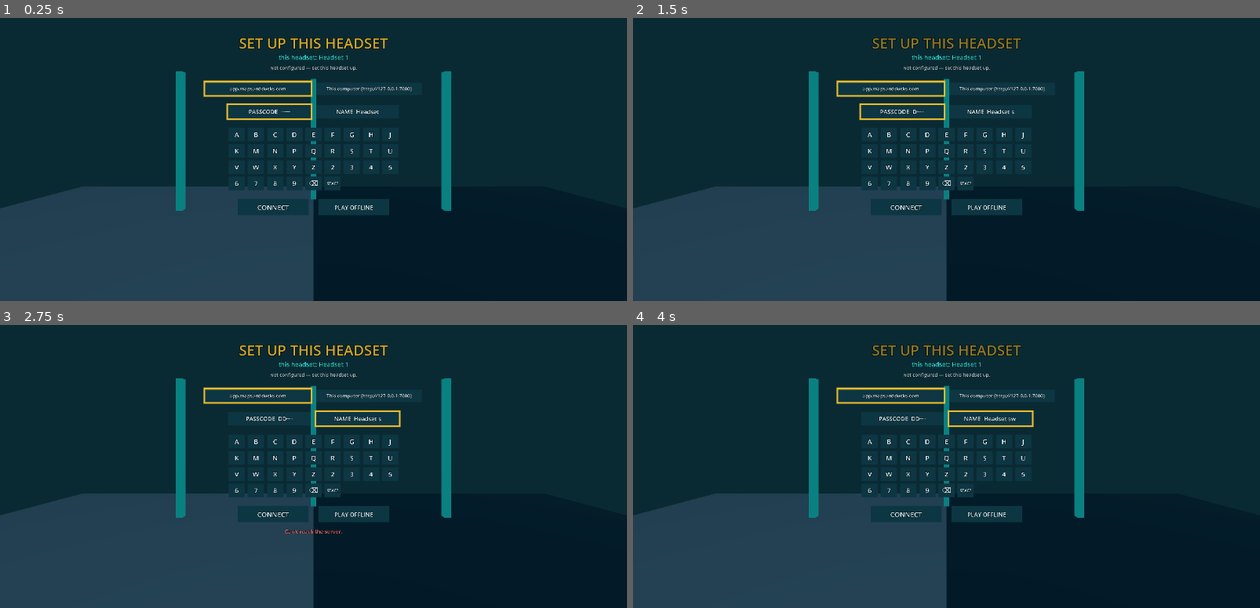
Above: before the commit, frames 1-4 (two rows, left to right).
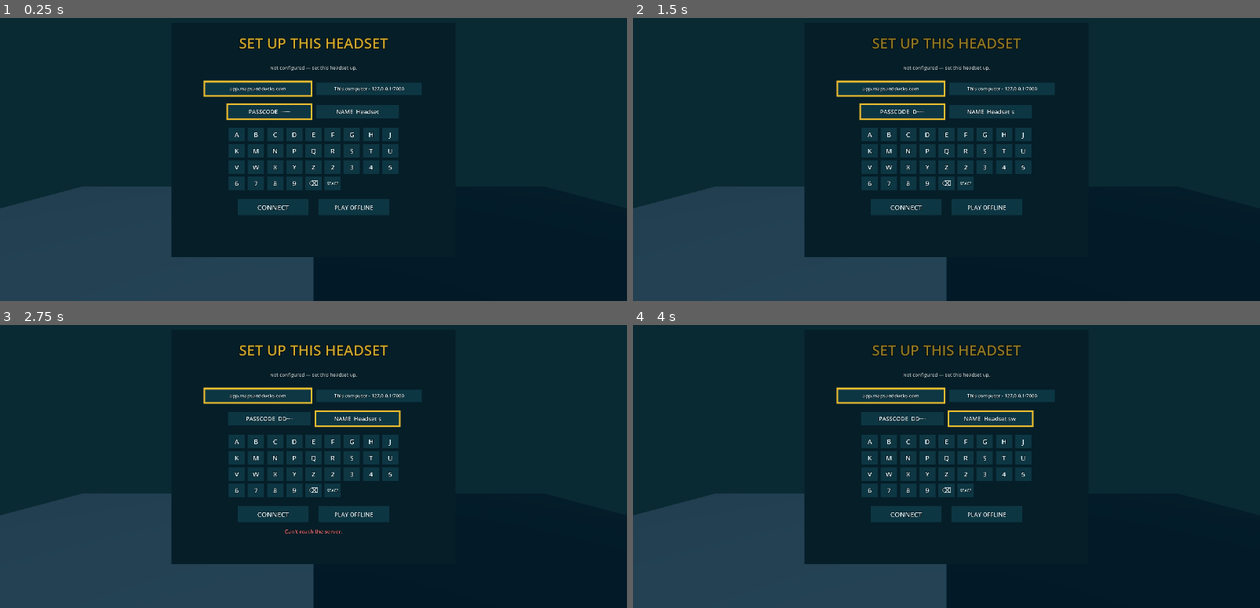
Above: after the commit, the same moments.

Repository: cosmicmonkeysounds/Loom
Game: Godot game, scene res://main.tscn
Two runs of this game, one before a commit and one after it. Both use one fixed random seed, a clock stepped at 60 frames per second and the inputs below.
Inputs (mouse positions are in pixels of both pictures, inside the frame that each line leads up to):
- Up to frame 1 (0.25 s): no input
- Up to frame 2 (1.5 s): tap Enter at 0.5 s; move the mouse to (1084, 108) at 0.52 s; hold D 0.53-1.28 s; tap Tab at 0.6, 1.35 s; click (1084, 108) at 0.67 s; tap Space at 0.77 s; move the mouse to (821, 142) at 1.27 s; hold S from 1.28 s (still down)
- Up to frame 3 (2.75 s): tap Space at 1.52, 2 s; move the mouse to (376, 353) at 2.02 s; release S at 2.03 s; hold D from 2.03 s (still down); tap Enter at 2.1 s; tap Tab at 2.3 s
- Up to frame 4 (4 s): move the mouse to (915, 503) at 2.77 s; release D at 2.78 s; hold W 2.78-3.53 s; tap Keypad Enter at 2.85 s; click (915, 503) at 2.92 s; tap Space at 3.02, 3.77 s; tap Tab at 3.05, 3.8 s; tap Enter at 3.5 s; move the mouse to (1134, 483) at 3.52 s; hold A from 3.53 s (still down); tap Backspace at 3.6 s

The runs differ from the first frame. In frame 1, 6.7% of the frame differs, in the area x 27-72%, y 13-85%; in frame 2, 6.7%; in frame 3, 6.6%; in frame 4, 6.7%.

Commit message:
fix(vr): the lobby as rendered — a backdrop, no HUD over the tiles, news not red
Screenshots of a windowed run (SET UP → tiles → START → back) showed:
- the ring of posts drew a teal pole through the keyboard, the tiles and
  the card: the panel now has its own backdrop;
- back from a session, the head-locked HUD (the room, "follow the golden
  arrows", "Session ended (over).") floated over the tiles for its notice
  time: enter_lobby hides the HUD and hands a notice still up to the
  lobby's own line; a session's end reads in words (Session ended. / The
  story restarted — session ended. / The event is over.), never a code;
- a "Starting X…" flashed before a session reappeared on return: reset()
  clears the line;
- every lobby line was red ("This headset is set up.", "Connecting…"):
  red is for errors only (a refused begin, no map, a refused passcode);
- the confirm card had an empty hole for a program with no picture: it
  shows the initials and the tag, like the tile;
- the SET UP heading named the old station above a NAME field showing
  another; the heading's station line is off there;
- "This computer (http://127.0.0.1:7000)" shrank to unreadable on its
  button: "This computer · 127.0.0.1:7000".

Co-Authored-By: Claude Opus 5.5 <noreply@anthropic.com>

Diff:
--- a/reinstall/vr/game/game.gd
+++ b/reinstall/vr/game/game.gd
@@ -185,7 +185,7 @@
 
 	link.status_changed.connect(lobby.set_status)
 	link.assignment_received.connect(_on_assignment)
-	link.begin_failed.connect(func(m: String) -> void: lobby.flash(m))
+	link.begin_failed.connect(func(m: String) -> void: lobby.flash(m, 5.0, true))
 	link.candidates_received.connect(lobby.set_candidates)
 	link.house_loaded.connect(_on_house)
 	link.found_answered.connect(_on_found_answered)
@@ -222,12 +222,17 @@
 	cams.stop()
 	_stop_voice()
 	ghosts.own_session = ""
-	if _notice_left <= 0.0:
-		hud.hide_all()
+	# The head-locked HUD would float over the tiles: a notice still up
+	# (the session ended, …) moves to the lobby's own message line.
+	var carried := hud.notice_text() if _notice_left > 0.0 and hud.big_text() == "" else ""
+	hud.hide_all()
+	_notice_left = 0.0
 	player.locomotion_enabled = false
 	player.release_mouse()  # the lobby is pointed at, not looked around
 	player.teleport(Lobby.SPOT, 0.0)
 	lobby.reset()
+	if carried != "":
+		lobby.flash(carried, NOTICE_TIME)
 	lobby.visible = true
 	_cand_in = 0.0
 	_found_pending = false
@@ -360,10 +365,10 @@
 	if flow.state != GameFlow.State.LOBBY:
 		return
 	if builder.house.is_empty():
-		lobby.flash("No house map yet.")
+		lobby.flash("No house map yet.", 5.0, true)
 		return
 	if not a.get("duck") is Dictionary or not a.get("spawn") is Dictionary:
-		lobby.flash("That assignment has no duck.")
+		lobby.flash("That assignment has no duck.", 5.0, true)
 		return
 	if not flow.assign(a):
 		return
@@ -444,8 +449,25 @@
 func _on_session_over(reason: String) -> void:
 	if flow.state == GameFlow.State.LOBBY:
 		return
-	_notice("Session ended (%s)." % reason)
 	enter_lobby()
+	var text := session_over_text(reason)
+	if text != "":
+		lobby.flash(text, NOTICE_TIME)
+
+
+## The lobby's line for a session that ended under the player
+## ([signal LinkBase.session_over]'s reason): "" says nothing.
+static func session_over_text(reason: String) -> String:
+	match reason:
+		"over", "ended", "found":
+			return "Session ended."
+		"reset":
+			return "The story restarted — session ended."
+		"event ended":
+			return "The event is over."
+		"reconfigured":
+			return ""
+	return "Session ended (%s)." % reason
 
 
 ## The headset's user presence (`user_presence_changed`): off ends the
--- a/reinstall/vr/game/hud.gd
+++ b/reinstall/vr/game/hud.gd
@@ -78,6 +78,11 @@
 	return _mic.text if _mic != null else ""
 
 
+## The notice up now ("" for none).
+func notice_text() -> String:
+	return _sub.text if _big.text == "" else ""
+
+
 func big_text() -> String:
 	return _big.text
 
--- a/reinstall/vr/game/lobby.gd
+++ b/reinstall/vr/game/lobby.gd
@@ -40,6 +40,14 @@
 const PAGE_Y := 0.64
 
 const BG := "#123844"
+## The panel's own backdrop: the ring of posts never shows through the
+## tiles, the keyboard or the card.
+const BACKDROP := "#0a1f28"
+const BACKDROP_SIZE := Vector2(3.0, 2.48)
+const BACKDROP_Y := 1.44
+## The lobby's message line: an error (a refused begin, no map) or news.
+const MESSAGE_ERROR := Color("#ff7a7a")
+const MESSAGE_NEWS := Color("#bfe9e4")
 const BG_HOVER := "#2a7384"
 
 var picker := CandidatePicker.new()
@@ -65,6 +73,8 @@
 var _card: Node3D
 var _card_text: Label3D
 var _card_picture: Sprite3D
+var _card_initials: Label3D
+var _card_tag: Label3D
 var _setup: SetupPanel
 var _buttons: Array = []  # {id, center, size} of the view, for hits
 var _looks := {}  # button id → its node (for hover)
@@ -117,13 +127,17 @@
 	_panel.name = "Panel"
 	_panel.position = Vector3(0, 0, -PANEL_DISTANCE)
 	add_child(_panel)
+	var backdrop := _quad(BACKDROP_SIZE, HouseLook.screen(BACKDROP))
+	backdrop.name = "Backdrop"
+	backdrop.position = Vector3(0, BACKDROP_Y, -0.03)
+	_panel.add_child(backdrop)
 	_title = _text(_panel, TITLE, 0.15, HouseLook.GOLD, 2.46)
 	_station = _text(_panel, "", 0.065, HouseLook.TEAL_GLOW, 2.31)
 	_status = _text(_panel, "", 0.05, HouseLook.INK.darkened(0.25), 2.2)
 	_empty = _text(_panel, "", 0.075, HouseLook.INK, LobbyTiles.GRID_Y)
 	_page_label = _text(_panel, "", 0.05, HouseLook.TEAL_GLOW, PAGE_Y)
 	_hint = _text(_panel, HINT, 0.045, HouseLook.TEAL_GLOW, 0.46)
-	_message = _text(_panel, "", 0.065, Color("#ff7a7a"), 0.34)
+	_message = _text(_panel, "", 0.065, MESSAGE_ERROR, 0.34)
 
 	_bar_track = MeshInstance3D.new()
 	var tb := BoxMesh.new()
@@ -155,8 +169,16 @@
 	_card.add_child(card_bg)
 	_card_text = _text(_card, "", 0.09, HouseLook.GOLD, 1.68)
 	_card_picture = _sprite(0.3)
-	_card_picture.position = Vector3(0, 1.4, 0.004)
+	_card_picture.position = Vector3(0, 1.45, 0.004)
 	_card.add_child(_card_picture)
+	_card_initials = HouseLook.label("", 0.14, HouseLook.GOLD)
+	_card_initials.name = "Initials"
+	_card_initials.position = Vector3(0, 1.45, 0.004)
+	_card.add_child(_card_initials)
+	_card_tag = HouseLook.label("", 0.045, HouseLook.TEAL_GLOW)
+	_card_tag.name = "Tag"
+	_card_tag.position = Vector3(0, 1.26, 0.004)
+	_card.add_child(_card_tag)
 	_looks["start"] = make_button(_card, "START", START_AT, CARD_BUTTON, 0.08)
 	_looks["back"] = make_button(_card, "BACK", BACK_AT, CARD_BUTTON, 0.08)
 	_card.visible = false
@@ -356,8 +378,10 @@
 
 
 ## A message under the panel for a few seconds ("Nobody has that pass.").
-func flash(text: String, seconds := 5.0) -> void:
+## A line under the panel for `seconds`: red when `error`, else news.
+func flash(text: String, seconds := 5.0, error := false) -> void:
 	_message.text = text
+	_message.modulate = MESSAGE_ERROR if error else MESSAGE_NEWS
 	_message_left = seconds
 
 
@@ -408,6 +432,9 @@
 	_chosen = {}
 	_gear_t = 0.0
 	_hover = ""
+	# A line flashed before a session (Starting X…) is old news once back.
+	_message.text = ""
+	_message_left = 0.0
 	picker.disarm()
 	_render()
 
@@ -608,6 +635,7 @@
 	var on_page := LobbyTiles.count_on_page(items.size(), page, per)
 
 	_title.text = "SET UP THIS HEADSET" if v == "setup" else TITLE
+	_station.visible = v != "setup"  # the panel's NAME field says it
 	_setup.visible = v == "setup"
 	_grid.visible = v == "pick"
 	_card.visible = v == "confirm"
@@ -648,7 +676,10 @@
 			_buttons.append({"id": "next", "center": Vector2(0.55, PAGE_Y), "size": Vector2(0.18, 0.12)})
 	else:
 		fit(_card_text, "Start as %s?" % str(_confirming.get("name", _confirming.get("id", "?"))), 1.6, 0.09)
-		_show(_card_picture, _picture(_confirming.get("avatar")))
+		var card_tex := _picture(_confirming.get("avatar"))
+		_show(_card_picture, card_tex)
+		_card_initials.text = "" if card_tex != null else initials_of(str(_confirming.get("name", "")))
+		_card_tag.text = tag_of(_confirming).strip_edges()
 		_buttons.append({"id": "start", "center": START_AT, "size": CARD_BUTTON})
 		_buttons.append({"id": "back", "center": BACK_AT, "size": CARD_BUTTON})
 	if _gear.visible:
--- a/reinstall/vr/game/setup_panel.gd
+++ b/reinstall/vr/game/setup_panel.gd
@@ -241,6 +241,8 @@
 	Lobby.fit(_looks["field:name"].get_node("Label") as Label3D, "NAME  " + (station if station != "" else "…"), FIELD_SIZE.x - 0.04, 0.06)
 	(_looks["connect"].get_node("Label") as Label3D).text = CONNECTING if busy else "CONNECT"
 	_message.text = message
+	# Connecting… is news; a refusal is an error.
+	_message.modulate = Lobby.MESSAGE_NEWS if busy else Lobby.MESSAGE_ERROR
 	_render_looks()
 
 
--- a/reinstall/vr/net/config.gd
+++ b/reinstall/vr/net/config.gd
@@ -241,6 +241,6 @@
 			continue
 		seen[u["base"]] = true
 		var bare := str(u["base"]).trim_prefix("https://").trim_prefix("http://")
-		var label := "This computer (%s)" % u["base"] if u["base"] == LOCAL_SERVER else bare
+		var label := "This computer · %s" % bare if u["base"] == LOCAL_SERVER else bare
 		out.append({"url": u["base"], "label": label})
 	return out
--- a/reinstall/vr/test/fake_link.gd
+++ b/reinstall/vr/test/fake_link.gd
@@ -91,7 +91,7 @@
 
 ## Whether the lobby should ask to be set up, and the servers it offers.
 var unconfigured := false
-var choices: Array = [{"url": "https://show.example", "label": "show.example"}, {"url": "http://127.0.0.1:7000", "label": "This computer (http://127.0.0.1:7000)"}]
+var choices: Array = [{"url": "https://show.example", "label": "show.example"}, {"url": "http://127.0.0.1:7000", "label": "This computer · 127.0.0.1:7000"}]
 ## `[server, code, name]` per [method try_setup]; answer with [method answer_setup].
 var setups: Array = []
 var offline_chosen := 0
--- a/reinstall/vr/test/game.gd
+++ b/reinstall/vr/test/game.gd
@@ -2041,7 +2041,7 @@
 	var probe := HouseLook.label("", 0.05)
 	Lobby.fit(probe, "START", 1.0, 0.05)
 	var short_px := probe.pixel_size
-	Lobby.fit(probe, "This computer (http://127.0.0.1:7000)", 0.4, 0.05)
+	Lobby.fit(probe, "This computer · 127.0.0.1:7000", 0.4, 0.05)
 	var w := ThemeDB.fallback_font.get_string_size(probe.text, HORIZONTAL_ALIGNMENT_LEFT, -1, probe.font_size).x * probe.pixel_size
 	_check(_near(short_px, 0.05 / 64.0, 1e-6) and w <= 0.4 + 1e-4 and probe.pixel_size < short_px, "lobby: a label keeps its height, or shrinks to fit (%.3f m)" % w)
 	probe.free()
@@ -2172,6 +2172,11 @@
 	_check(lobby.view() == "confirm" and str(lobby.confirming().get("id")) == "g-4" and lobby.picker.index == 2, "lobby: the trigger on a tile asks about it")
 	var card_text: Label3D = lobby.get("_card_text")
 	_check(card_text.text == "Start as Winamp?", "lobby: Start as <name>? (%s)" % card_text.text)
+	var card_initials: Label3D = lobby.get("_card_initials")
+	var card_tag: Label3D = lobby.get("_card_tag")
+	_check(card_initials.text == "W" and not (lobby.get("_card_picture") as Sprite3D).visible and card_tag.text == Lobby.tag_of(lobby.confirming()).strip_edges() and card_tag.text != "", "lobby: the card shows initials until the picture lands, and the tag (%s / %s)" % [card_initials.text, card_tag.text])
+	var backdrop := (lobby.get("_panel") as Node3D).get_node_or_null("Backdrop") as MeshInstance3D
+	_check(backdrop != null and backdrop.position.z < 0.0 and (backdrop.mesh as QuadMesh).size.x >= 2.6, "lobby: the panel has its own backdrop, behind the tiles (the posts never show through)")
 	game.pointer.inject(eye, aim_at.call(Lobby.BACK_AT), true)
 	game._process(0.016)
 	_check(lobby.view() == "confirm", "lobby: a trigger still held from the tile presses nothing")
@@ -2248,10 +2253,17 @@
 	# lobby, the card it interrupted is gone.
 	lobby.press("tile:1")
 	link.give_house(_placeholder_house())
+	lobby.flash("Starting Old News…", 3.0)
 	link.assignment_received.emit(_assignment(game.builder.house, "s-tab", true))
 	_check(game.state() == GameFlow.State.PLAYING and link.begun.size() == 2, "lobby: the tablet's program still lands with the card up")
-	link.session_over.emit("test")
+	_check(game.hud.room_text() != "", "lobby: … and the HUD shows the room while playing")
+	link.session_over.emit("over")
 	_check(game.state() == GameFlow.State.LOBBY and lobby.view() == "pick" and lobby.confirming().is_empty(), "lobby: … and the lobby comes back to the tiles, no card")
+	_check(game.hud.room_text() == "" and game.hud.notice_text() == "" and game.hud.mic_text() == "", "lobby: back from a session, no HUD line floats over the tiles")
+	_check(message.text == "Session ended." and message.modulate == Lobby.MESSAGE_NEWS, "lobby: … the session's end is the lobby's own line, in place of a stale flash (%s)" % message.text)
+	_check(Game.session_over_text("reset") == "The story restarted — session ended." and Game.session_over_text("event ended") == "The event is over." and Game.session_over_text("reconfigured") == "" and Game.session_over_text("headset") == "Session ended (headset).", "lobby: the session's end in words, never a bare code")
+	link.begin_failed.emit("Nobody has that pass.")
+	_check(message.modulate == Lobby.MESSAGE_ERROR, "lobby: a refused begin flashes red")
 
 	# ⚙ only once there is a setup to forget; held 2 s it forgets it.
 	_check(not (lobby.get("_gear") as Node3D).visible, "lobby: no ⚙ with nothing to forget")
@@ -2324,11 +2336,13 @@
 	tap.call(Vector2(-0.42, SetupPanel.ACTION_Y))
 	var setups: Array = link.get("setups")
 	_check(setups.size() == 1 and setups[0] == ["http://127.0.0.1:7000", "K7PQ3M", "Headset 2"] and panel.busy, "setup: CONNECT tries the chosen server, the passcode and the name (%s)" % [setups])
+	_check((panel.get("_message") as Label3D).text == SetupPanel.CONNECTING and (panel.get("_message") as Label3D).modulate == Lobby.MESSAGE_NEWS, "setup: Connecting… is news, not an error")
 	tap.call(Vector2(-0.42, SetupPanel.ACTION_Y))
 	_check(setups.size() == 1, "setup: … once")
 	link.call("answer_setup", false, "That isn't a moderator passcode.")
 	var msg: Label3D = panel.get("_message")
 	_check(not panel.busy and msg.text == "That isn't a moderator passcode." and lobby.view() == "setup" and panel.code == "K7PQ3M", "setup: a refusal says why and keeps the passcode")
+	_check(msg.modulate == Lobby.MESSAGE_ERROR and not (lobby.get("_station") as Label3D).visible, "setup: a refusal is red; the old name stays off the heading (the NAME field says it)")
 	ev.unicode = 0
 	ev.keycode = KEY_ENTER
 	lobby._unhandled_input(ev)
Not shown, changed: docs/loom-reinstall.md
Not shown, changed: reinstall/vr/README.md
